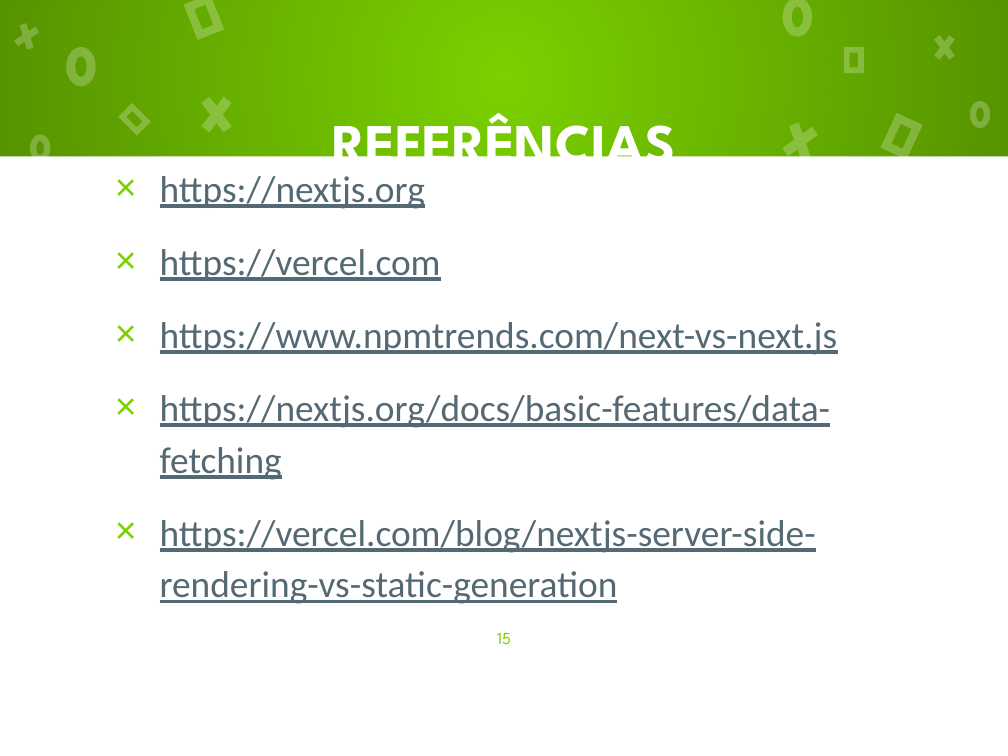
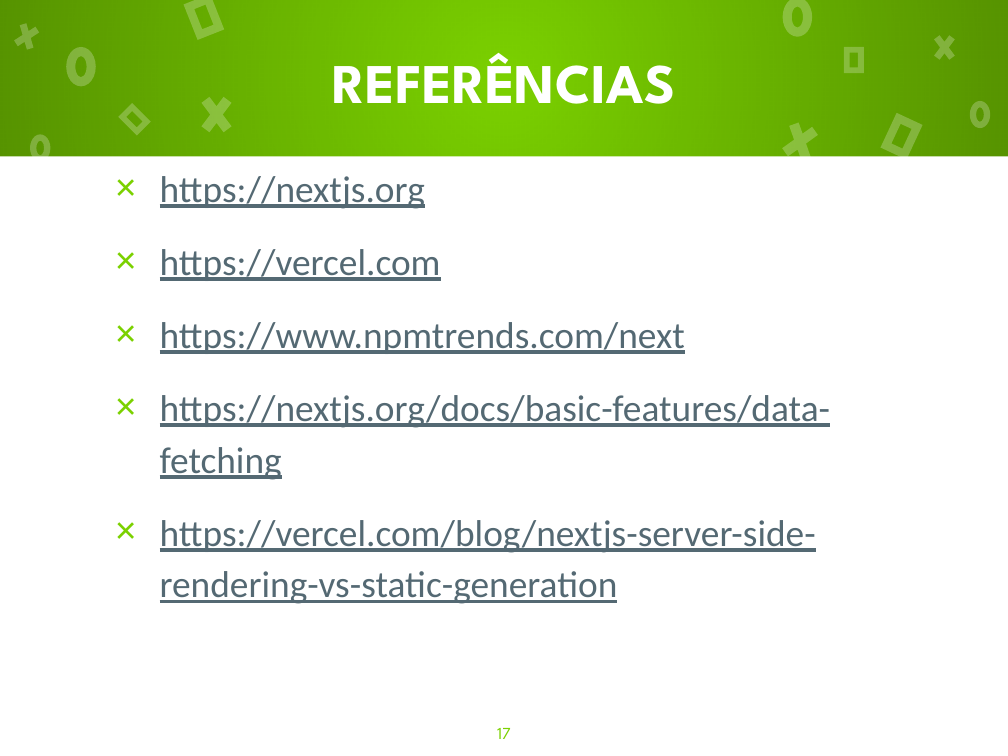
Before and after one commit to C4PISTRANO/DW2A4, a slide deck: slide 17 of Tecnologia Javascript/NextJs.pptx (slide 15 before the commit). Drawn at 1008x756 pixels with LibreOffice and Linux fonts; fonts in the diff are those of the drawing. Boxes give left, top, right and bottom in pixels: in the first picture for what was removed or moved away, otherwise in the second. Text is boxed around its words. In the diff, an @@ line names an element or a change of style, - is before the commit and + after.

```diff
--- a/Tecnologia Javascript/NextJs.pptx
+++ b/Tecnologia Javascript/NextJs.pptx
@@ title "REFERÊNCIAS" rewrapped from (332, 107, 675, 180) to (332, 53, 675, 104) @@
@@ text at (160, 322, 685, 354): text changed @@
-× https://www.npmtrends.com/next-vs-next.js
+× https://www.npmtrends.com/next
@@ page number at (497, 728, 511, 739): text changed @@
-15
+17
```
Also in this commit, not shown: 9 other slides changed, 3 slides added, 1 slide removed, 5 other files.
